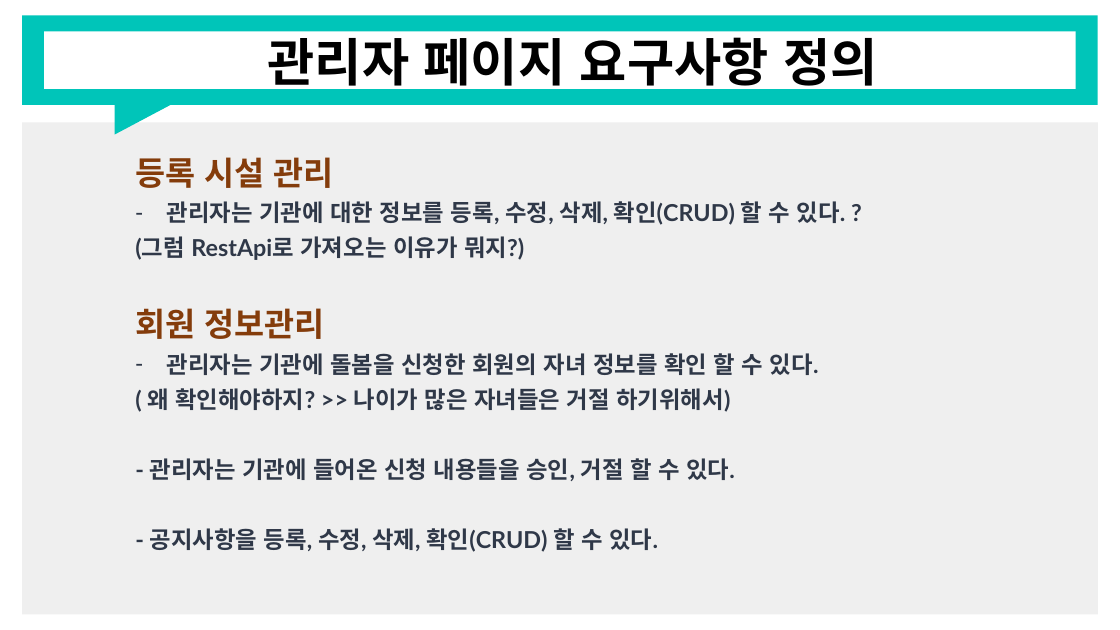
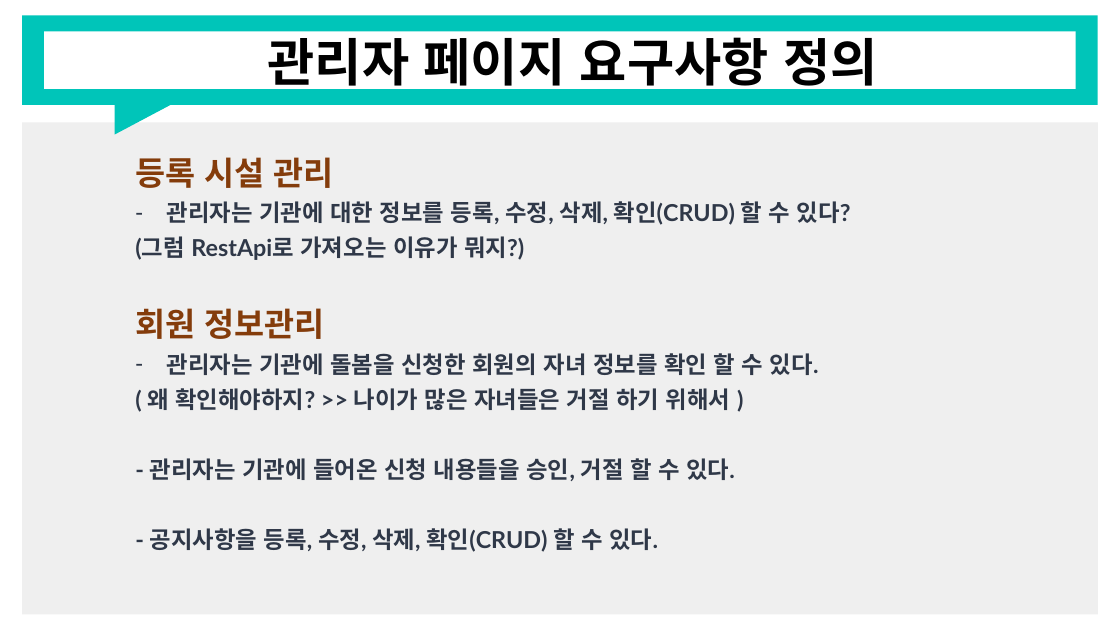
Before and after one commit to RealWarm/Common_Document, a slide deck: slide 4 of 온종일_돌봄/3주차/정훈_산출물_3주차.pptx. Drawn at 1120x630 pixels with LibreOffice and Linux fonts; fonts in the diff are those of the drawing. Boxes give left, top, right and bottom in pixels: in the first picture for what was removed or moved away, otherwise in the second. Text is boxed around its words. In the diff, an @@ line names an element or a change of style, - is before the commit and + after.

Commit message:
사이트 맵 수정

```diff
--- a/온종일_돌봄/3주차/정훈_산출물_3주차.pptx
+++ b/온종일_돌봄/3주차/정훈_산출물_3주차.pptx
@@ text at [167,201,851,225]: text changed @@
-– 관리자는 기관에 대한 정보를 등록, 수정, 삭제, 확인(CRUD) 할 수 있다. ?
+– 관리자는 기관에 대한 정보를 등록, 수정, 삭제, 확인(CRUD) 할 수 있다?
@@ text at [147,388,730,410]: spaces changed @@
-( 왜 확인해야하지? >> 나이가 많은 자녀들은 거절 하기위해서)
+( 왜 확인해야하지? >> 나이가 많은 자녀들은 거절 하기 위해서 )
```
Also in this commit, not shown: 1 other file.
